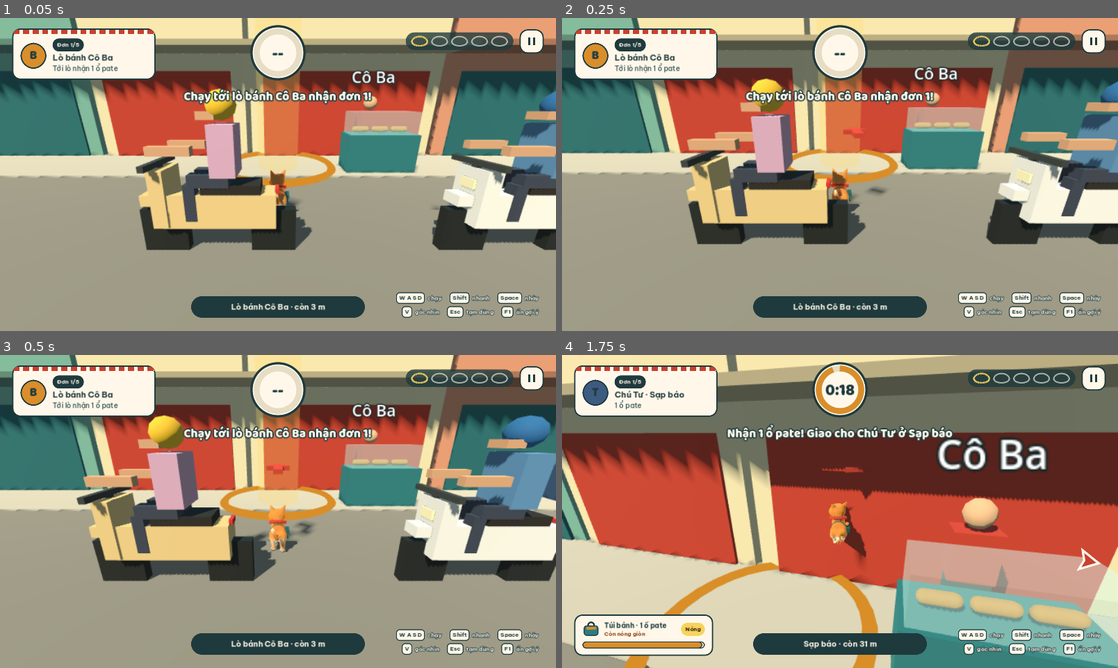
Above: before the commit, frames 1-4 (two rows, left to right).
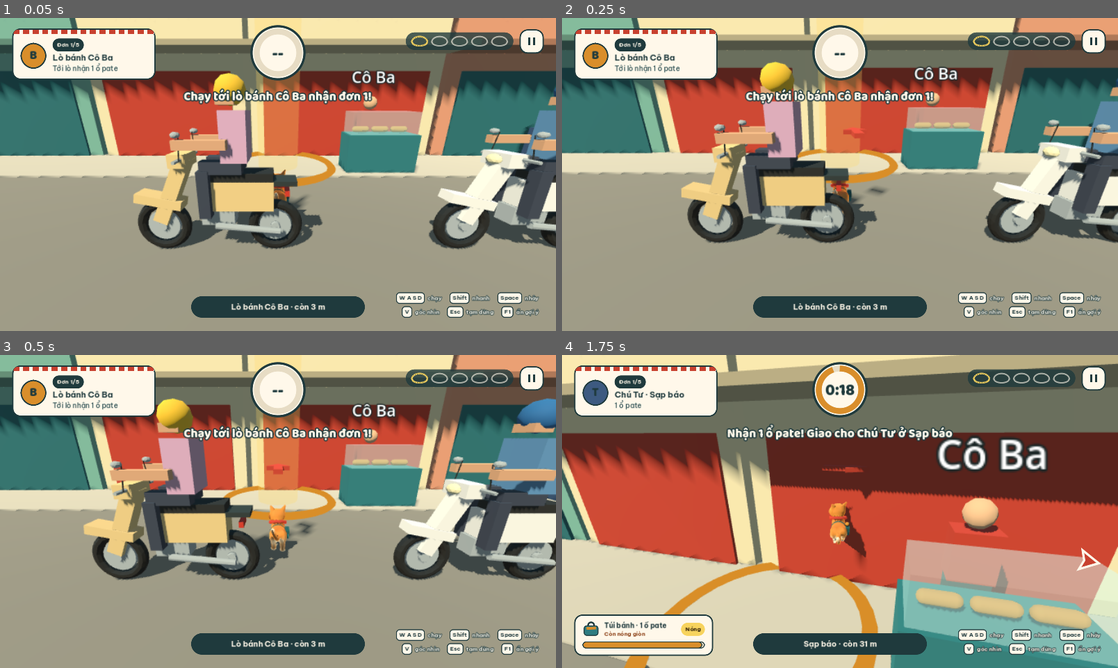
Above: after the commit, the same moments.

Repository: sangdaden/meo-giao-banh-mi
Game: Godot game, scene res://scenes/main.tscn
The game is run twice, just before and just after one commit, with the same random seed, the same clock (stepped at 60 frames per second) and the same inputs. This scene is started directly instead of the project's main scene.
Inputs (mouse positions are in pixels of both pictures, inside the frame that each line leads up to):
- Up to frame 1 (0.05 s): no input
- Up to frame 2 (0.25 s): no input
- Up to frame 3 (0.5 s): no input
- Up to frame 4 (1.75 s): tap Enter (ui_accept) at 0.5 s; move the mouse to (867, 511) at 0.52 s; hold W (move_forward) from 0.53 s (still down); tap Ctrl (crouch) at 0.6 s; click (867, 511) at 0.67 s; tap Space (jump) at 0.77, 1.52 s; move the mouse to (812, 511) at 1.27 s; tap E (deliver) at 1.35 s

The runs differ from the first frame. In frame 1, 13% of the frame differs, in the area x 24-100%, y 17-75%; in frame 2, 14%; in frame 3, 17%, in the area x 13-100%, y 13-73%; in frame 4, nothing differs.

Commit message:
Giao thông: xe máy và xe bánh mì hàng rong dùng model Blender thật
- Xe máy: xe_may_son.glb (1400 tam giác), mặt "son" tô màu riêng từng xe bằng MultiMesh,
  khung bánh yên dùng màu đỉnh; người lái khối tạm ngồi đúng yên và cầm ghi đông.
- Hai xe hàng rong: xe_banh_mi.glb (tủ kính), va chạm theo kích thước model, Bơ vẫn nhảy lên nóc được.
- Màu đỉnh đổi sang sRGB trên bản web (Compatibility) như player.gd.
- File .glb giống hệt bản của luồng Nhà và đồ phố (assets/models/pho/), không đẩy .import để khỏi đụng.
- Người lái, người đi bộ, người bán còn khối tạm, chờ người qua đường có rig.

Co-Authored-By: Claude Opus 5.5 (1M context) <noreply@anthropic.com>
Claude-Session: https://claude.ai/code/session_011zLcJFW9waiV9z1fHEdpm4

Diff:
--- a/scripts/traffic.gd
+++ b/scripts/traffic.gd
@@ -2,8 +2,9 @@
 ## Giao thông ở hai ngã tư: đèn xanh vàng đỏ, xe máy chạy theo đèn, người đi bộ, xe đẩy hàng rong.
 ## Xe tông Bơ thì hất Bơ văng khoảng 2 m và Bơ đứng hình 1 giây.
 ## main.gd chỉ cần một dòng: add_child(preload("res://scripts/traffic.gd").new()) sau khi tạo mèo.
-## Bản khối tạm: xe, người lái và người đi bộ vẽ bằng MultiMesh nên cả phố chỉ tốn vài lệnh vẽ.
-## Model xe máy thật chờ Sang duyệt phác thảo ở trang khu phố (luồng "Khu phố, nhà cửa và người dân").
+## Xe máy và xe bánh mì là model Blender đã duyệt (assets/models/pho/, luồng "Nhà và đồ phố vào game").
+## Người lái và người đi bộ còn là khối tạm, chờ người qua đường có rig từ luồng "Người dân vào game".
+## Xe, người lái và người đi bộ vẽ bằng MultiMesh nên cả phố chỉ tốn vài lệnh vẽ.
 
 signal bike_hit_player(bike_pos: Vector3)  ## luồng âm thanh nghe để phát tiếng phanh, tiếng va
 signal honked(bike_pos: Vector3)           ## xe bóp còi khi Bơ đứng chắn đường phía trước
@@ -45,6 +46,8 @@
 const PASS_RANGE := 9.0       ## xe chạy ngang trong tầm này thì nghe tiếng xe vụt qua
 const IDLE_RANGE := 14.0      ## xe đứng chờ đèn đỏ trong tầm này thì nghe tiếng máy nổ
 
+const BIKE_GLB := "res://assets/models/pho/xe_may_son.glb"   ## mặt "son" là màu sơn, tô riêng từng xe
+const CART_GLB := "res://assets/models/pho/xe_banh_mi.glb"
 const PAINTS := [Color("#C8412F"), Color("#3D5A80"), Color("#E8C98A"), Color("#2E2E2E"), Color("#F2F0EA"), Color("#7FB7A4")]
 const SHIRTS := [Color("#E39C7A"), Color("#5E8FB8"), Color("#F2E3B8"), Color("#8DB36F"), Color("#D7A9C4"), Color("#C9C3B3")]
 const HELMETS := [Color("#F2C230"), Color("#C8412F"), Color("#FFFFFF"), Color("#2F6FA8"), Color("#3E8E5A")]
@@ -100,6 +103,7 @@
 
 var _mm_paint: MultiMesh
 var _mm_dark: MultiMesh
+var _mm_rider: MultiMesh
 var _mm_shirt: MultiMesh
 var _mm_helmet: MultiMesh
 var _mm_walker_shirt: MultiMesh
@@ -218,18 +222,20 @@
 			b.prev_xf = b.xf
 			_bikes.append(b)
 
-	var paint := _bike_paint_mesh()
-	_mm_paint = _multimesh(paint, _bikes.size(), true)
-	_mm_dark = _multimesh(_bike_dark_mesh(), _bikes.size(), false)
+	# Model xe dài theo trục +X, đầu xe ở +X: xoay 90° cho đầu xe về -Z như hướng chạy
+	var parts := _glb_parts(BIKE_GLB, Basis(Vector3.UP, PI / 2), ["son"])
+	_mm_paint = _multimesh(parts[0], _bikes.size(), true)
+	_mm_dark = _multimesh(parts[1], _bikes.size(), false)
+	_mm_rider = _multimesh(_rider_mesh(), _bikes.size(), false)
 	var torso := BoxMesh.new()
-	torso.size = Vector3(0.4, 0.52, 0.26)
-	_mm_shirt = _multimesh(_offset_mesh(torso, Vector3(0, 1.16, 0.12)), _bikes.size(), true)
+	torso.size = Vector3(0.4, 0.5, 0.26)
+	_mm_shirt = _multimesh(_offset_mesh(torso, Vector3(0, 1.3, 0.24)), _bikes.size(), true)
 	var helmet := SphereMesh.new()
 	helmet.radius = 0.16
 	helmet.height = 0.3
 	helmet.radial_segments = 10
 	helmet.rings = 5
-	_mm_helmet = _multimesh(_offset_mesh(helmet, Vector3(0, 1.6, 0.1)), _bikes.size(), true)
+	_mm_helmet = _multimesh(_offset_mesh(helmet, Vector3(0, 1.74, 0.2)), _bikes.size(), true)
 	for i in _bikes.size():
 		_mm_paint.set_instance_color(i, PAINTS[rng.randi() % PAINTS.size()])
 		_mm_shirt.set_instance_color(i, SHIRTS[rng.randi() % SHIRTS.size()])
@@ -399,33 +405,58 @@
 		hud.show_toast("Xe máy tông Bơ! Nhìn đèn rồi hãy qua đường.", 2.0)
 
 
-func _bike_paint_mesh() -> Mesh:
+## Lấy mesh từ file .glb, gộp mọi mảnh về một mesh, xoay theo `turn`.
+## Trả về [mesh các mặt có tên trong `split`, mesh các mặt còn lại] để tô màu riêng từng xe.
+func _glb_parts(path: String, turn: Basis, split: Array) -> Array:
+	var scene: Node = load(path).instantiate()
+	var picked := SurfaceTool.new()
+	var rest := SurfaceTool.new()
+	for st in [picked, rest]:
+		st.begin(Mesh.PRIMITIVE_TRIANGLES)
+	for mi: MeshInstance3D in scene.find_children("*", "MeshInstance3D", true, false):
+		var xf := Transform3D(turn, Vector3.ZERO) * _local_to(scene, mi)
+		for i in mi.mesh.get_surface_count():
+			var mat := mi.mesh.surface_get_material(i)
+			var is_picked := mat != null and mat.resource_name in split
+			(picked if is_picked else rest).append_from(mi.mesh, i, xf)
+	scene.free()
+	return [_srgb(picked.commit()), _srgb(rest.commit())]
+
+
+func _local_to(root: Node, n: Node3D) -> Transform3D:
+	var xf := n.transform
+	var p := n.get_parent()
+	while p != root and p is Node3D:
+		xf = p.transform * xf
+		p = p.get_parent()
+	return xf
+
+
+## Bản web (Compatibility) không tự đổi màu đỉnh linear sang sRGB như Forward+ (giống player.gd).
+func _srgb(m: ArrayMesh) -> ArrayMesh:
+	if RenderingServer.get_rendering_device() != null or m.get_surface_count() == 0:
+		return m
+	var arrays := m.surface_get_arrays(0)
+	var cols: PackedColorArray = arrays[Mesh.ARRAY_COLOR]
+	for k in cols.size():
+		cols[k] = cols[k].linear_to_srgb()
+	arrays[Mesh.ARRAY_COLOR] = cols
+	var out := ArrayMesh.new()
+	out.add_surface_from_arrays(Mesh.PRIMITIVE_TRIANGLES, arrays)
+	return out
+
+
+## Người lái khối tạm ngồi trên yên model xe (yên cao 0,93 m, ghi đông ở z = -0,3, cao 1,08 m).
+func _rider_mesh() -> Mesh:
 	var st := SurfaceTool.new()
 	st.begin(Mesh.PRIMITIVE_TRIANGLES)
-	_add_box(st, Vector3(0.34, 0.38, 1.2), Vector3(0, 0.52, 0.05), Color.WHITE)    # thân xe tay ga
-	_add_box(st, Vector3(0.4, 0.62, 0.16), Vector3(0, 0.66, -0.56), Color.WHITE)   # yếm trước
-	_add_box(st, Vector3(0.22, 0.12, 0.36), Vector3(0, 0.62, -0.62), Color.WHITE)  # chắn bùn trước
-	return st.commit()
-
-
-## Phần không đổi màu: bánh, yên, tay lái, chân người lái, đèn trước và đèn hậu (màu theo đỉnh).
-func _bike_dark_mesh() -> Mesh:
-	var st := SurfaceTool.new()
-	st.begin(Mesh.PRIMITIVE_TRIANGLES)
-	var tyre := Color("#1E2222")
-	_add_box(st, Vector3(0.12, 0.5, 0.5), Vector3(0, 0.25, -0.6), tyre)
-	_add_box(st, Vector3(0.12, 0.5, 0.5), Vector3(0, 0.25, 0.62), tyre)
-	_add_box(st, Vector3(0.32, 0.1, 0.62), Vector3(0, 0.76, 0.18), Color("#2A2522"))   # yên
-	_add_box(st, Vector3(0.66, 0.06, 0.06), Vector3(0, 1.02, -0.6), Color("#3A3F3E"))  # tay lái
-	_add_box(st, Vector3(0.06, 0.3, 0.06), Vector3(0, 0.88, -0.6), Color("#3A3F3E"))
-	_add_box(st, Vector3(0.18, 0.1, 0.04), Vector3(0, 0.8, -0.65), Color("#FFF6C8"))   # đèn trước
-	_add_box(st, Vector3(0.16, 0.06, 0.04), Vector3(0, 0.72, 0.66), Color("#D8332A"))  # đèn hậu
 	var pants := Color("#3B4252")
-	for x in [-0.12, 0.12]:
-		_add_box(st, Vector3(0.13, 0.13, 0.42), Vector3(x, 0.86, -0.04), pants)  # đùi
-		_add_box(st, Vector3(0.12, 0.4, 0.12), Vector3(x, 0.62, -0.24), pants)   # ống chân
-		_add_box(st, Vector3(0.09, 0.09, 0.42), Vector3(x * 1.9, 1.18, -0.36), Color("#D9A57E"))  # tay cầm lái
-	_add_box(st, Vector3(0.2, 0.08, 0.18), Vector3(0, 1.5, -0.04), Color("#D9A57E"))  # mặt dưới mũ
+	var skin := Color("#D9A57E")
+	for x in [-0.13, 0.13]:
+		_add_box(st, Vector3(0.13, 0.13, 0.42), Vector3(x, 1.0, 0.1), pants)    # đùi
+		_add_box(st, Vector3(0.12, 0.5, 0.12), Vector3(x * 1.2, 0.72, -0.08), pants)  # ống chân xuống gác chân
+		_add_box(st, Vector3(0.09, 0.09, 0.5), Vector3(x * 1.9, 1.24, -0.06), skin)  # tay cầm ghi đông
+	_add_box(st, Vector3(0.2, 0.08, 0.18), Vector3(0, 1.64, 0.16), skin)  # mặt dưới mũ
 	return st.commit()
 
 
@@ -545,7 +576,20 @@
 	# Vỉa hè khối lò bánh và khối 5 đã kín đồ (tủ bánh Cô Ba, bàn ghế cà phê) nên xe không đi ở đó.
 	# Hai làn này nằm trong CityProps.KEEP_CLEAR để xe máy đậu không chắn đường xe đẩy.
 	var picks := [CityProps.CART_LANES[0], CityProps.CART_LANES[1]]
-	var kinds := [["Bánh mì", Color("#E8C98A")], ["Chè", Color("#7FB7A4")]]
+	# Xe bánh mì tủ kính dài theo +X, bảng hiệu quay +Z: xoay cho xe đẩy theo chiều dọc,
+	# bảng hiệu nhìn ra đường; người bán (khối tạm) đứng sau tay đẩy.
+	var parts := _glb_parts(CART_GLB, Basis(Vector3.UP, PI / 2), [])
+	var st := SurfaceTool.new()
+	st.begin(Mesh.PRIMITIVE_TRIANGLES)
+	st.append_from(parts[1], 0, Transform3D())
+	_add_box(st, Vector3(0.4, 0.6, 0.24), Vector3(0, 1.15, 1.12), Color("#C9C3B3"))
+	_add_box(st, Vector3(0.24, 0.26, 0.24), Vector3(0, 1.62, 1.12), Color("#D9A57E"))
+	_add_box(st, Vector3(0.5, 0.06, 0.5), Vector3(0, 1.8, 1.12), Color("#E8D9A8"))  # nón lá
+	_add_box(st, Vector3(0.3, 0.85, 0.16), Vector3(0, 0.42, 1.12), Color("#3B4252"))
+	var cart_mesh := st.commit()
+	var mat := StandardMaterial3D.new()
+	mat.vertex_color_use_as_albedo = true
+	mat.roughness = 0.75
 	for k in picks.size():
 		var w := Walker.new()
 		w.a = picks[k][0]
@@ -556,36 +600,16 @@
 		body.collision_layer = Blocks.LAYER_PROP
 		body.sync_to_physics = true
 		add_child(body)
-		var st := SurfaceTool.new()
-		st.begin(Mesh.PRIMITIVE_TRIANGLES)
-		var col: Color = kinds[k][1]
-		_add_box(st, Vector3(0.8, 0.6, 1.3), Vector3(0, 0.75, 0), col)                     # thùng
-		_add_box(st, Vector3(0.7, 0.4, 1.1), Vector3(0, 1.25, 0), Color("#CFE6EA"))         # tủ kính
-		_add_box(st, Vector3(0.9, 0.06, 1.4), Vector3(0, 1.48, 0), col.darkened(0.3))       # nóc
-		_add_box(st, Vector3(0.1, 0.44, 0.44), Vector3(-0.42, 0.22, 0.3), Color("#1E2222"))  # bánh xe
-		_add_box(st, Vector3(0.1, 0.44, 0.44), Vector3(0.42, 0.22, 0.3), Color("#1E2222"))
-		_add_box(st, Vector3(0.06, 0.6, 0.06), Vector3(0, 0.3, -0.5), Color("#3A3F3E"))     # chân chống
-		_add_box(st, Vector3(0.7, 0.05, 0.05), Vector3(0, 1.0, 0.85), Color("#3A3F3E"))     # tay đẩy
-		# Người bán đứng sau tay đẩy
-		_add_box(st, Vector3(0.4, 0.6, 0.24), Vector3(0, 1.15, 1.15), Color("#C9C3B3"))
-		_add_box(st, Vector3(0.24, 0.26, 0.24), Vector3(0, 1.62, 1.15), Color("#D9A57E"))
-		_add_box(st, Vector3(0.5, 0.06, 0.5), Vector3(0, 1.8, 1.15), Color("#E8D9A8"))       # nón lá
-		_add_box(st, Vector3(0.3, 0.85, 0.16), Vector3(0, 0.42, 1.15), Color("#3B4252"))
 		var mi := MeshInstance3D.new()
-		mi.mesh = st.commit()
-		var mat := StandardMaterial3D.new()
-		mat.vertex_color_use_as_albedo = true
-		mat.roughness = 0.8
+		mi.mesh = cart_mesh
 		mi.material_override = mat
 		body.add_child(mi)
 		var shape := CollisionShape3D.new()
 		var bs := BoxShape3D.new()
-		bs.size = Vector3(0.9, 1.5, 1.4)
+		bs.size = Vector3(0.74, 1.3, 1.64)
 		shape.shape = bs
-		shape.position.y = 0.76
+		shape.position.y = 0.65
 		body.add_child(shape)
-		var board := Blocks.label(body, kinds[k][0], Vector3(0, 2.0, 0), 36, Color("#FFF8EA"))
-		board.billboard = BaseMaterial3D.BILLBOARD_FIXED_Y
 		_place_walker(w, 0.0)
 		body.global_transform = w.xf
 		_carts.append({"body": body, "walker": w})
@@ -657,6 +681,7 @@
 			xf = hidden
 		_mm_paint.set_instance_transform(i, xf)
 		_mm_dark.set_instance_transform(i, xf)
+		_mm_rider.set_instance_transform(i, xf)
 		_mm_shirt.set_instance_transform(i, xf)
 		_mm_helmet.set_instance_transform(i, xf)
 	for i in _walkers.size():
Binary file added: assets/models/pho/xe_banh_mi.glb
Binary file added: assets/models/pho/xe_may_son.glb
